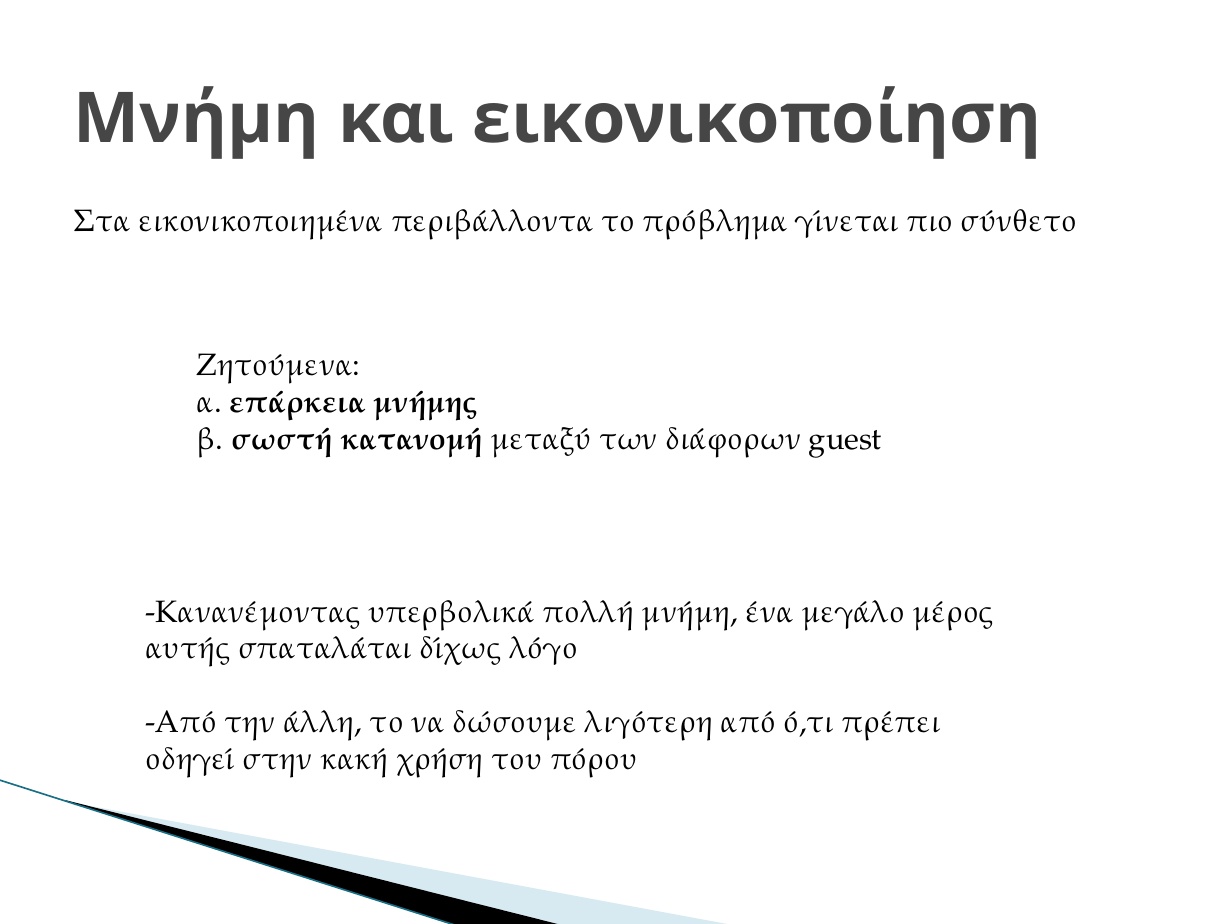
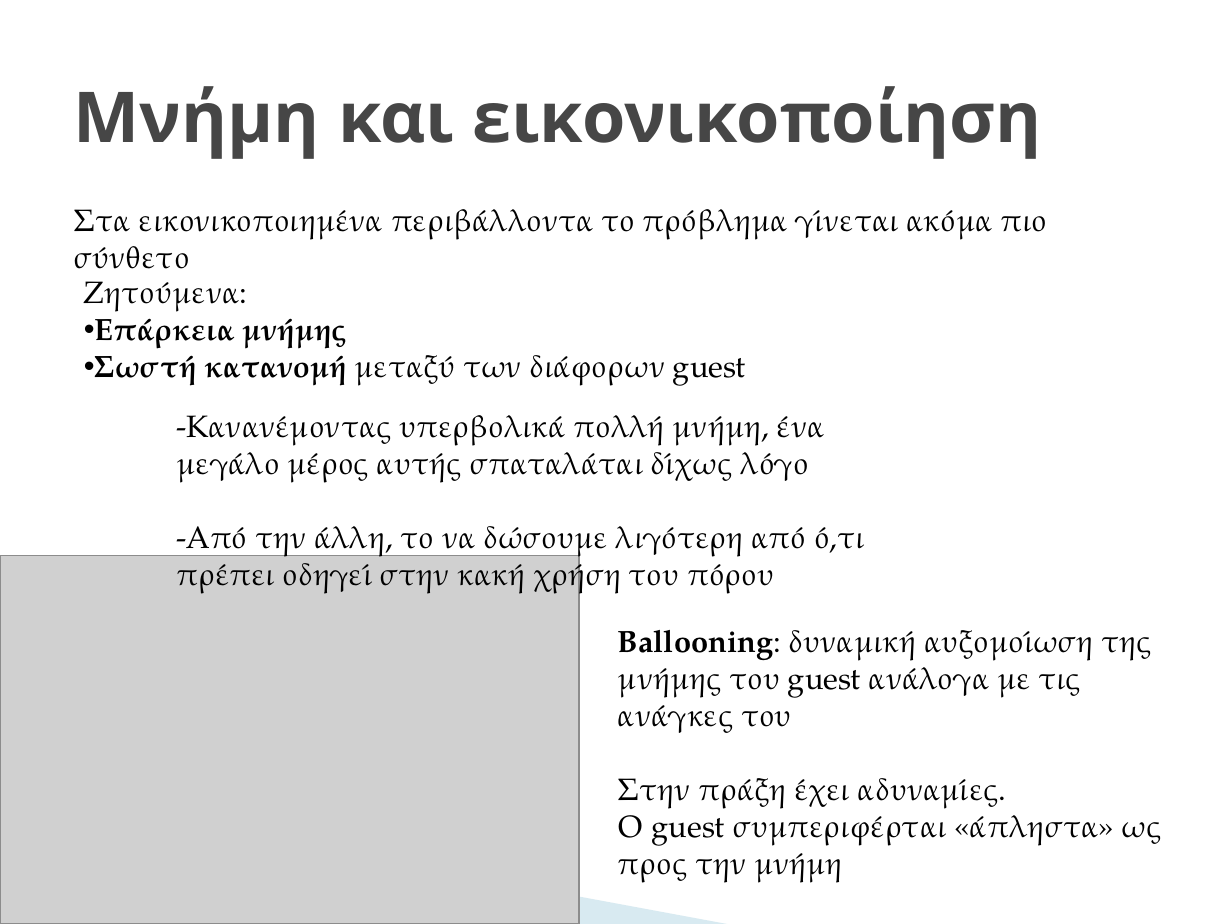
Before and after one commit to GiannhsAravantinos/ntua-diplwmatikh, a slide deck: slide 20 of paper/parousiasiDiplw.pptx. Drawn at 1232x924 pixels with LibreOffice and Linux fonts; fonts in the diff are those of the drawing; grey boxes stand for pictures; background and template pictures are left out. Boxes give left, top, right and bottom in pixels: in the first picture for what was removed or moved away, otherwise in the second. Text is boxed around its words. In the diff, an @@ line names an element or a change of style, - is before the commit and + after.

```diff
--- a/paper/parousiasiDiplw.pptx
+++ b/paper/parousiasiDiplw.pptx
@@ text at (x1=74, y1=209, x2=1047, y2=269): text changed @@
-Στα εικονικοποιημένα περιβάλλοντα το πρόβλημα γίνεται πιο σύνθετο
+Στα εικονικοποιημένα περιβάλλοντα το πρόβλημα γίνεται ακόμα πιο σύνθετο
@@ text "Ζητούμενα:" moved from (x1=197, y1=353, x2=882, y2=458) to (x1=84, y1=281, x2=746, y2=386) @@
@@ text at (x1=95, y1=308, x2=746, y2=386): text changed @@
-α. επάρκεια μνήμης
-β. σωστή κατανομή μεταξύ των διάφορων guest
+• Eπάρκεια μνήμης
+• Σωστή κατανομή μεταξύ των διάφορων guest
@@ text "-Κανανέμοντας υπερβολικά πολλή μνήμη, ένα ..." rewrapped from (x1=146, y1=600, x2=994, y2=778) to (x1=176, y1=415, x2=865, y2=597) @@
@@ picture added at (x1=0, y1=556, x2=579, y2=924) @@
@@ text added at (x1=618, y1=630, x2=1162, y2=883), 18 pt, text #000000 @@
+Ballooning: δυναμική αυξομοίωση της μνήμης του guest ανάλογα με τις ανάγκες του
+Στην πράξη έχει αδυναμίες.
+Ο guest συμπεριφέρται «άπληστα» ως προς την μνήμη
```
Also in this commit, not shown: 30 other slides changed.
